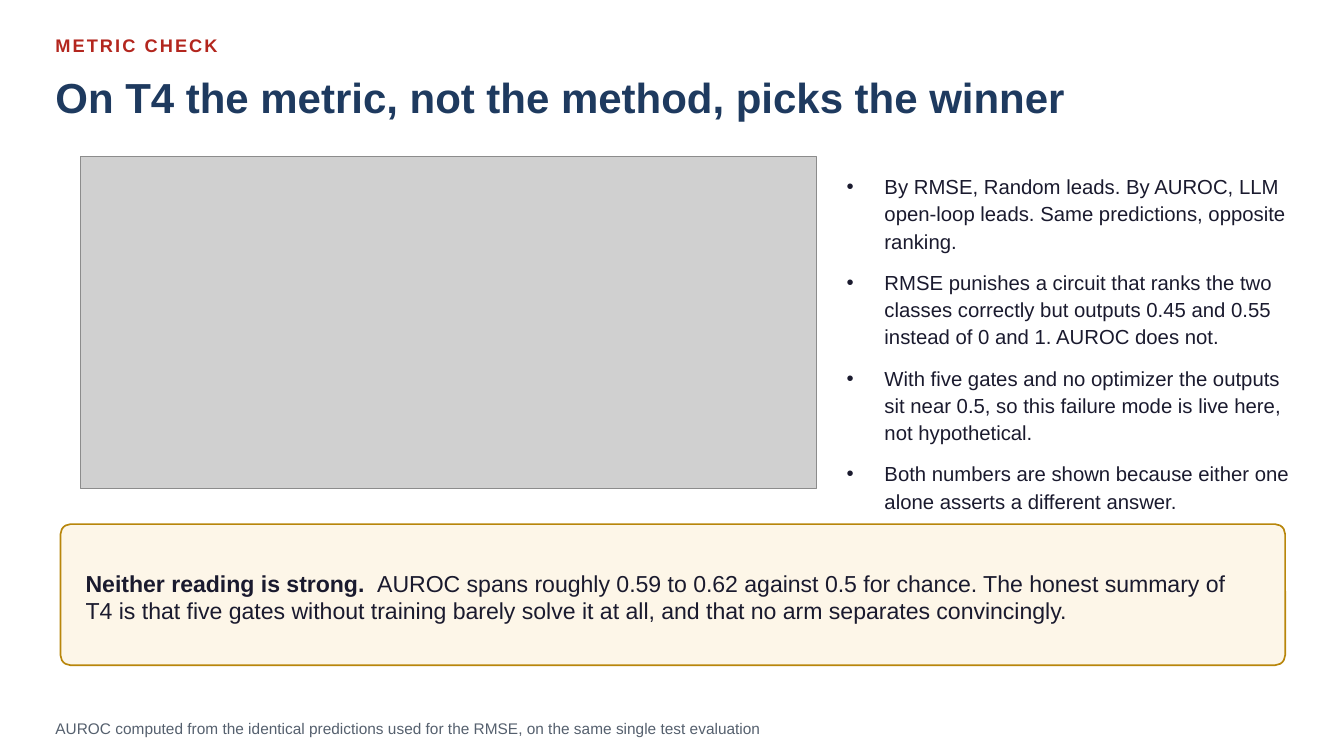
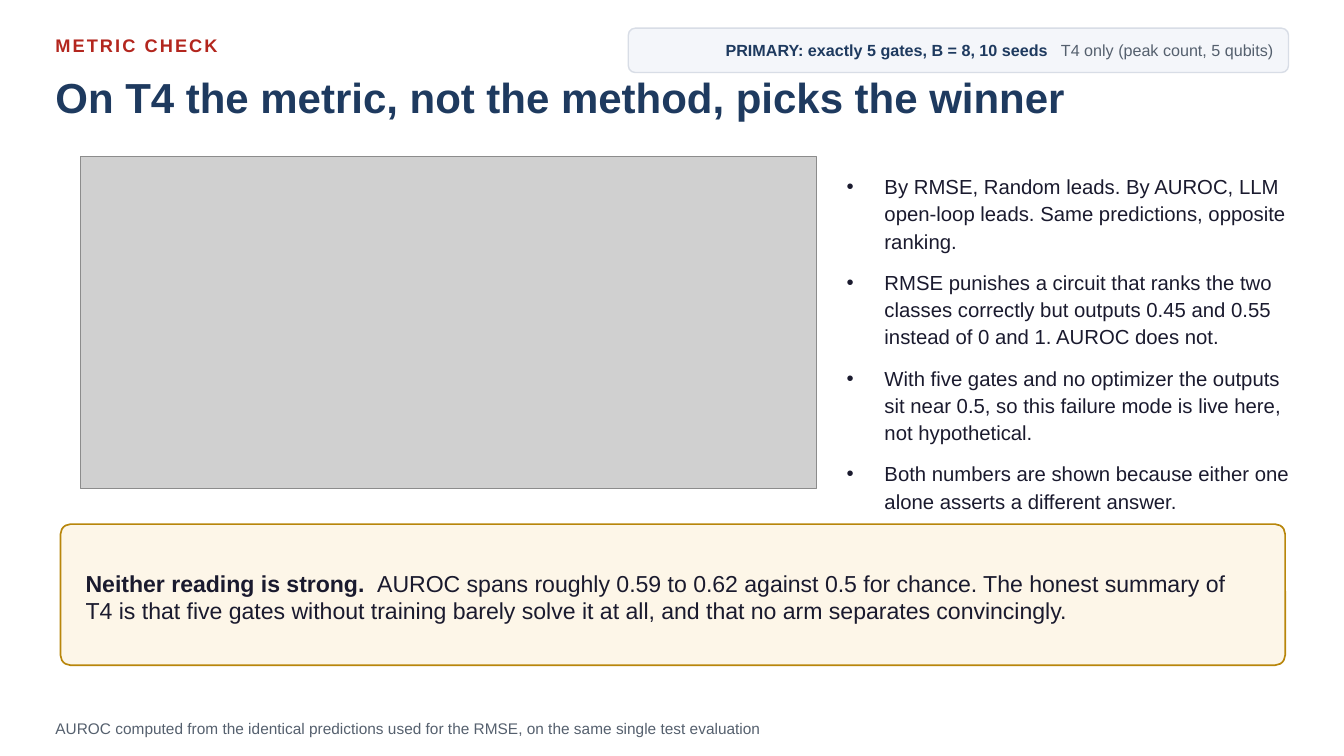
Before and after one commit to dorakingx/llm-vqc, a slide deck: slide 7 of docs/presentation/mini5/20260731_GSoC_mini5.pptx. Drawn at 1344x756 pixels with LibreOffice and Linux fonts; fonts in the diff are those of the drawing; grey boxes stand for pictures. Boxes give left, top, right and bottom in pixels: in the first picture for what was removed or moved away, otherwise in the second. Text is boxed around its words. In the diff, an @@ line names an element or a change of style, - is before the commit and + after.

```diff
--- a/docs/presentation/mini5/20260731_GSoC_mini5.pptx
+++ b/docs/presentation/mini5/20260731_GSoC_mini5.pptx
@@ rounded rectangle added at [628,28,1289,73], fill #F4F6FA, outline #D8DDE6 1 pt @@
@@ text added at [726,44,1273,60], 11.5 pt, text #1E3A5F, bold @@
+PRIMARY: exactly 5 gates, B = 8, 10 seeds T4 only (peak count, 5 qubits)
```
Also in this commit, not shown: 6 other slides changed, 9 other files.
